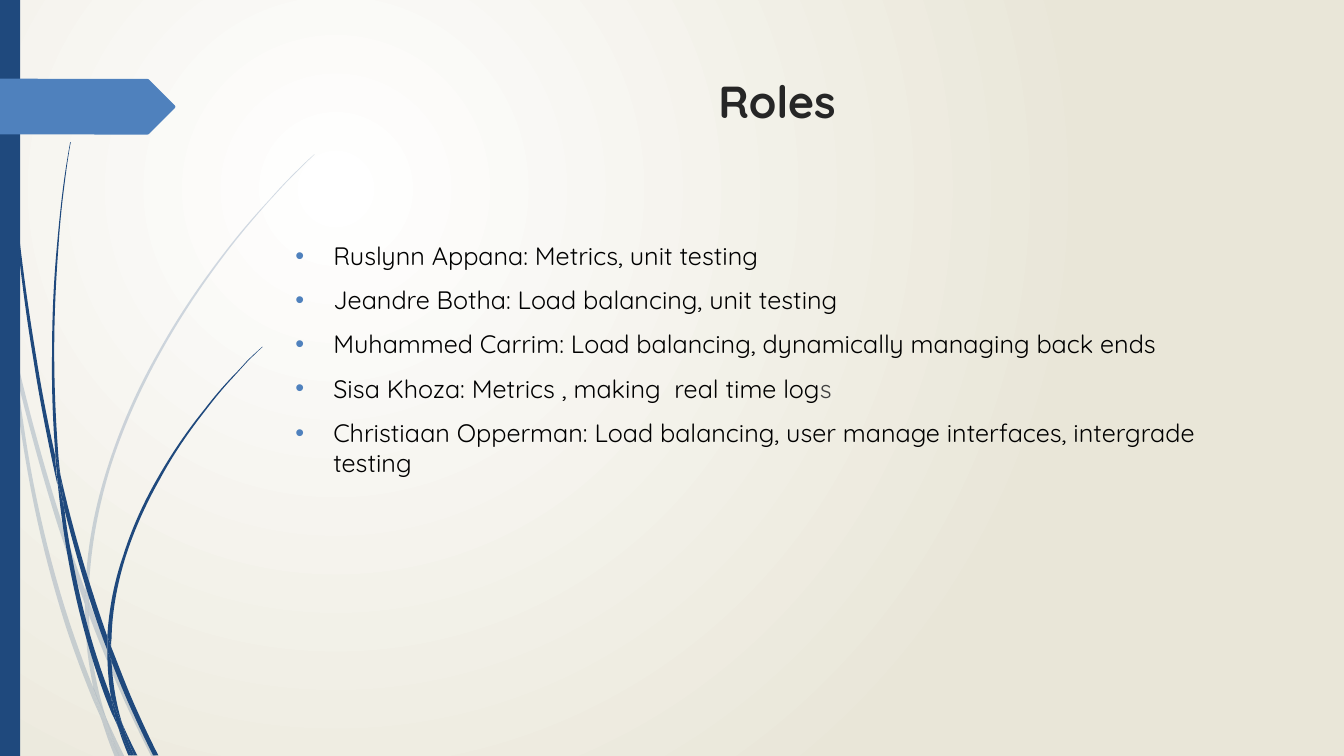
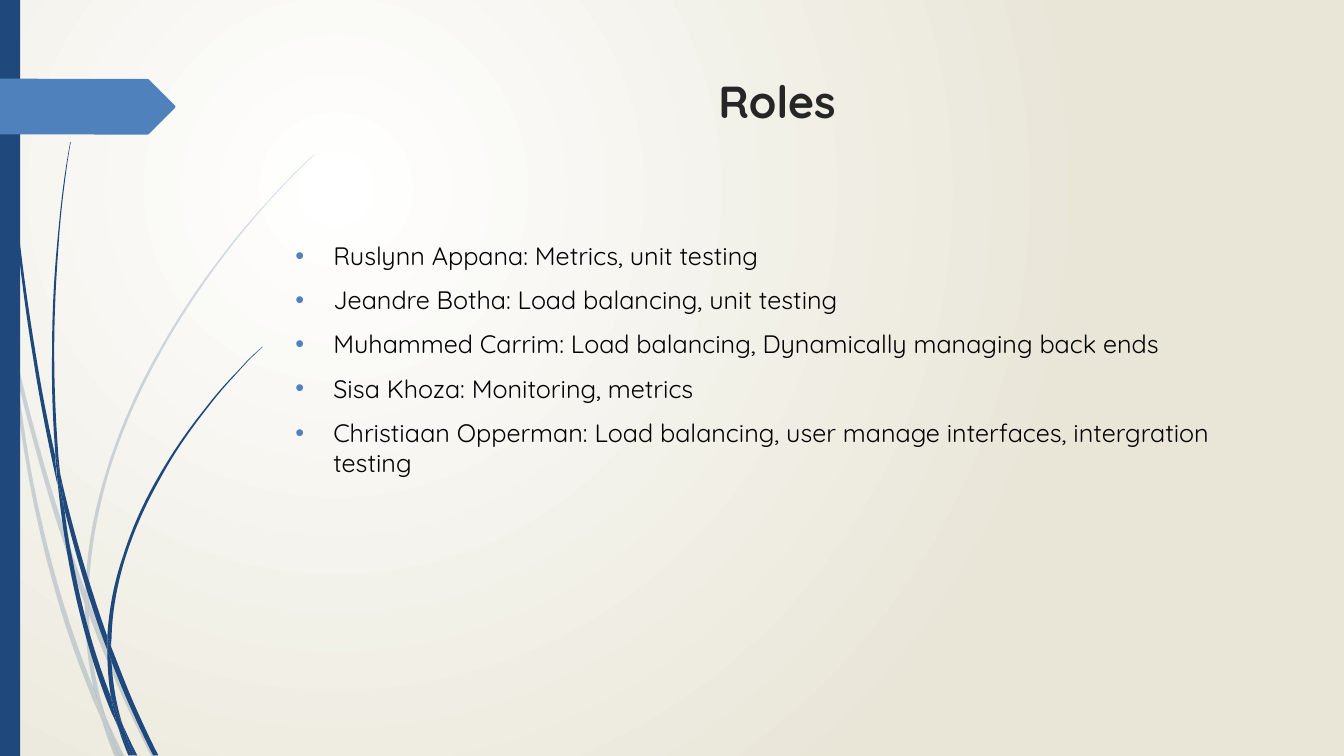
Before and after one commit to cos301-2019-se/Defendr, a slide deck: slide 2 of SRS/SlideShow3.pptx. Drawn at 1344x756 pixels with LibreOffice and Linux fonts; fonts in the diff are those of the drawing. Boxes give left, top, right and bottom in pixels: in the first picture for what was removed or moved away, otherwise in the second. Text is boxed around its words. In the diff, an @@ line names an element or a change of style, - is before the commit and + after.

Commit message:
Presentation

```diff
--- a/SRS/SlideShow3.pptx
+++ b/SRS/SlideShow3.pptx
@@ text at (333,334,1208,477): text changed @@
-• Muhammed Carrim: Load balancing, dynamically managing back ends
-• Sisa Khoza: Metrics , making real time logs
-• Christiaan Opperman: Load balancing, user manage interfaces, intergrade testing
+• Muhammed Carrim: Load balancing, Dynamically managing back ends
+• Sisa Khoza: Monitoring, metrics
+• Christiaan Opperman: Load balancing, user manage interfaces, intergration testing
```
Also in this commit, not shown: 6 other slides changed, 3 slides added.
